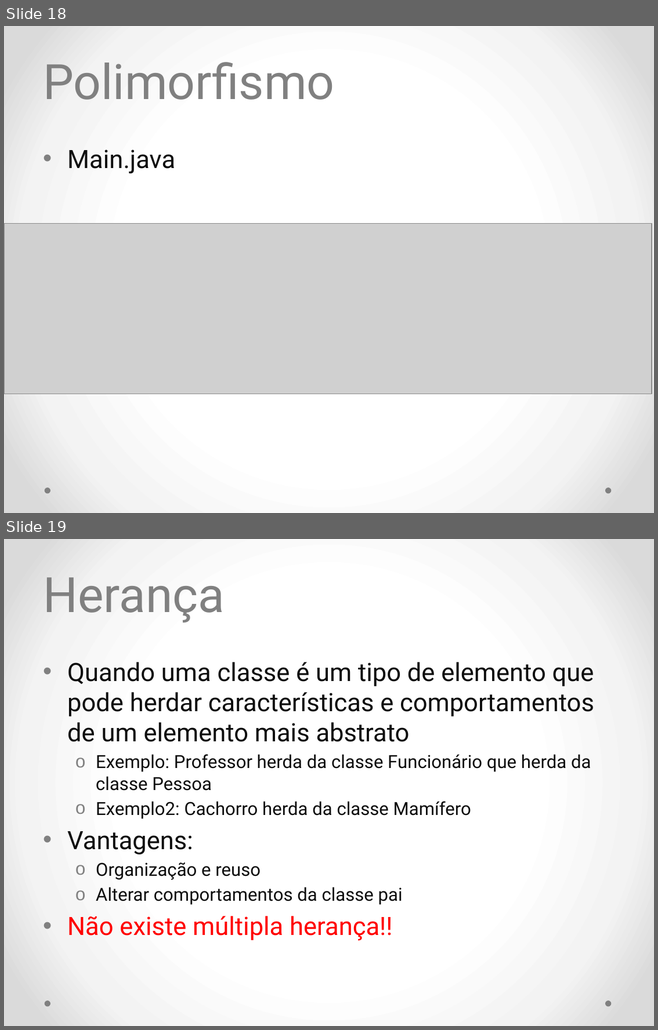
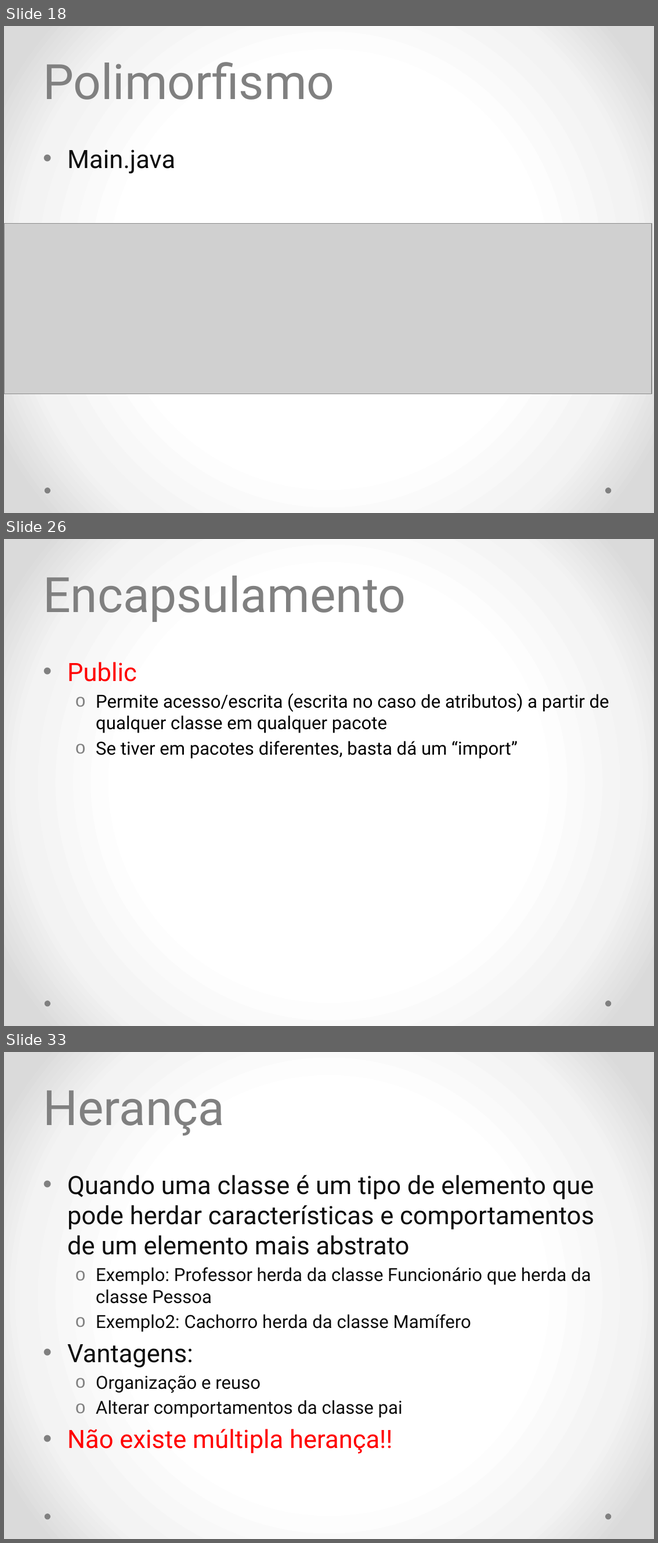
Before and after one commit to diogosm/cetam-lpoo-1, a slide deck: slides/aula 2.pptx. Shown one above the other, each under a label of ours: slides 18 and 19 before the commit, slides 18, 26 and 33 after it; the slides between them are not shown. The pictures are 658x1030 and 658x1543 pixels, drawn with LibreOffice and Linux fonts; fonts in the diff are those of the drawing; grey boxes stand for pictures. Boxes give left, top, right and bottom in pixels: in the first picture for what was removed or moved away, otherwise in the second. Text is boxed around its words. In the diff, an @@ line names an element or a change of style, - is before the commit and + after.

```diff
--- a/slides/aula 2.pptx
+++ b/slides/aula 2.pptx
@@ slide 26 added at bbox=[4, 539, 654, 1026], background gradient #FFFFFF to #F4F4F4 to #DADADA; not listed: 2 template elements that a slide beside it also shows @@
@@ title added at bbox=[43, 576, 405, 622], 54 pt, text #808080 @@
+Encapsulamento
@@ text added at bbox=[67, 662, 609, 759], 20 pt, text #000000 @@
+• Public
+  o Permite acesso/escrita (escrita no caso de atributos) a partir de qualquer classe em qualquer pacote
+  o Se tiver em pacotes diferentes, basta dá um “import”
@@ what was slide 19 is now slide 33 @@
```
Also in this commit, not shown: 4 slides changed, 17 other slides added, 1 other file.
